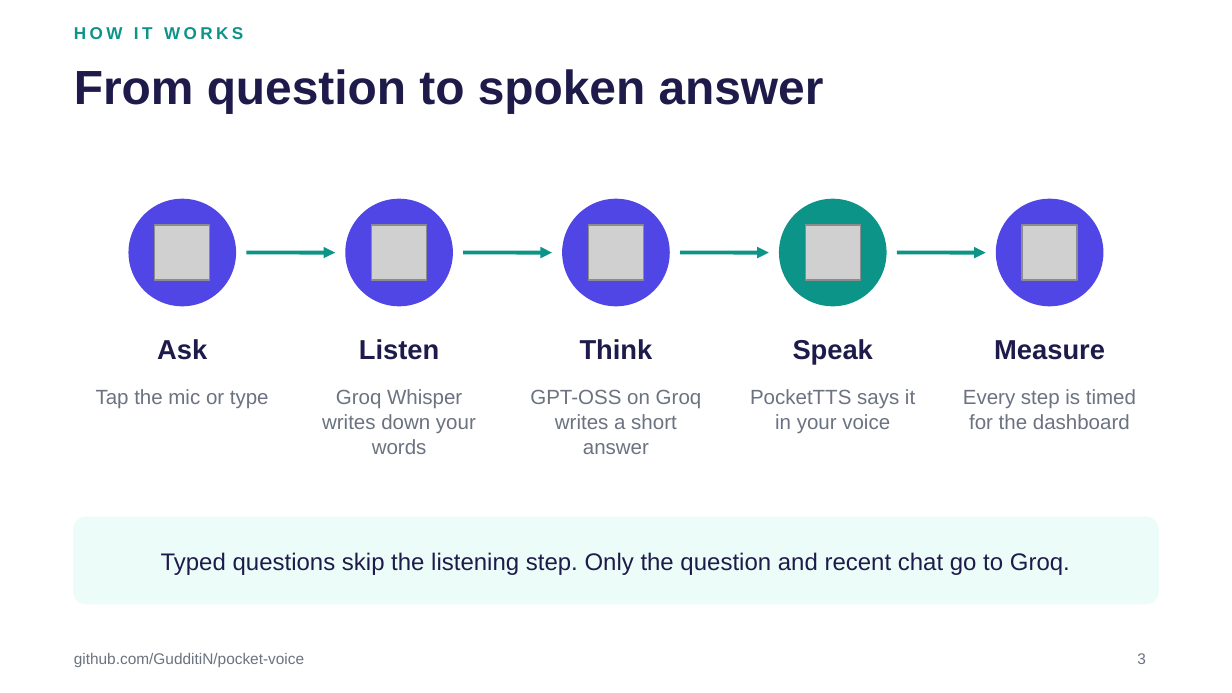
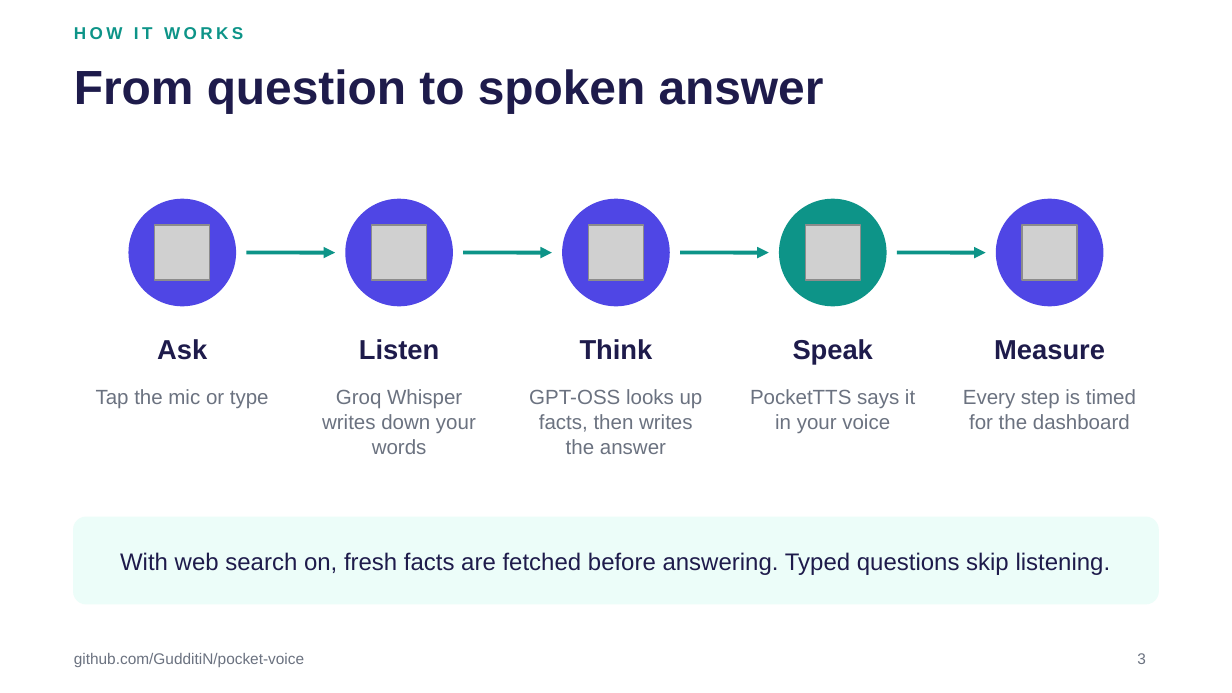
Before and after one commit to GudditiN/pocket-voice, a slide deck: slide 3 of docs/Pocket-Voice.pptx. Drawn at 1232x693 pixels with LibreOffice and Linux fonts; fonts in the diff are those of the drawing; grey boxes stand for pictures. Boxes give left, top, right and bottom in pixels: in the first picture for what was removed or moved away, otherwise in the second. Text is boxed around its words. In the diff, an @@ line names an element or a change of style, - is before the commit and + after.

Commit message:
feat: add live data tools for web search, news, and Wikipedia integration
- Introduced `live.py` with functions for web search, reading web pages, fetching news, and accessing Wikipedia.
- Updated `run_turn` in `pipeline.py` to support web usage and capture sources.
- Enhanced `llm.answer` to accept a `use_web` parameter and return sources used in responses.
- Modified tests to cover new live data functionalities and ensure proper integration with existing components.
- Updated architecture documentation to reflect new tools and their interactions.

```diff
--- a/docs/Pocket-Voice.pptx
+++ b/docs/Pocket-Voice.pptx
@@ text at (529,389,703,454): text changed @@
-GPT-OSS on Groq writes a short answer
+GPT-OSS looks up facts, then writes the answer
@@ text at (120,552,1111,575): text changed @@
-Typed questions skip the listening step. Only the question and recent chat go to Groq.
+With web search on, fresh facts are fetched before answering. Typed questions skip listening.
```
Also in this commit, not shown: 5 other slides changed, 1 slide added, 12 other files.
